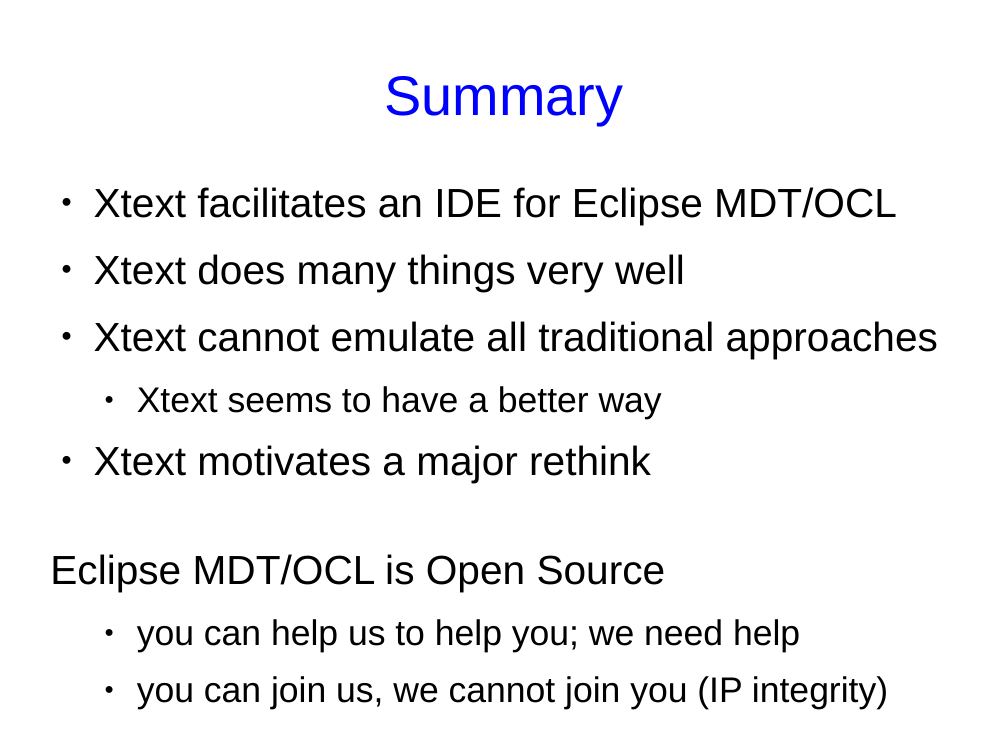
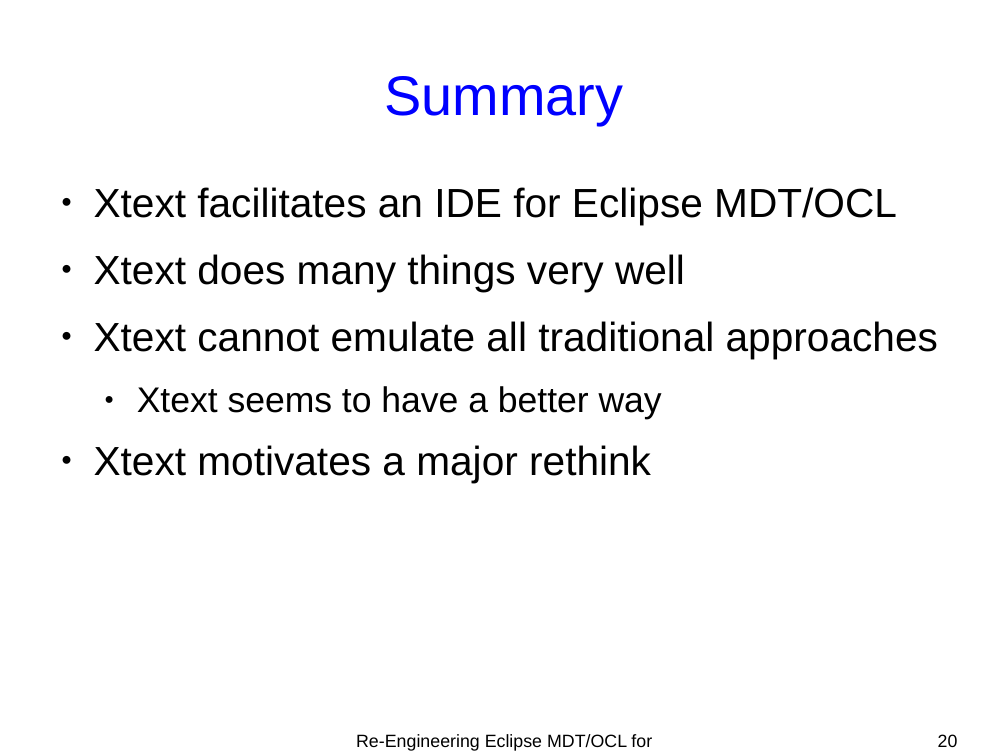
Before and after one commit to eclipse-ocl/ocl-website, a slide deck: slide 20 of ocl/docs/publications/MODELS2010OCLWorkshop/oclxtext.odp (slide 23 before the commit). Drawn at 1008x756 pixels with LibreOffice and Linux fonts; fonts in the diff are those of the drawing. Boxes give left, top, right and bottom in pixels: in the first picture for what was removed or moved away, otherwise in the second. Text is boxed around its words. In the diff, an @@ line names an element or a change of style, - is before the commit and + after.

```diff
--- a/ocl/docs/publications/MODELS2010OCLWorkshop/oclxtext.odp
+++ b/ocl/docs/publications/MODELS2010OCLWorkshop/oclxtext.odp
@@ text at bbox=[50, 554, 888, 710]: paragraphs removed @@
-Eclipse MDT/OCL is Open Source
-  ● you can help us to help you; we need help
-  ● you can join us, we cannot join you (IP integrity)
@@ text added at bbox=[356, 734, 652, 751], 14 pt, text #000000 @@
+Re-Engineering Eclipse MDT/OCL for Xtext
@@ page number added at bbox=[938, 734, 958, 747], 14 pt, text #000000 @@
+20
```
Also in this commit, not shown: 22 other slides changed, 3 other files.
